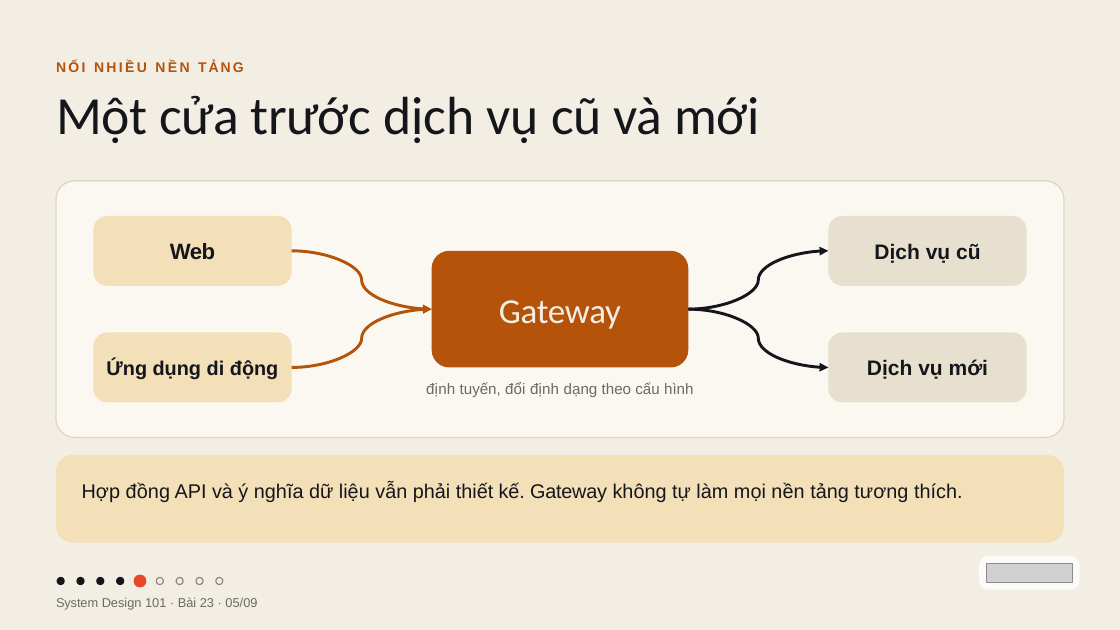
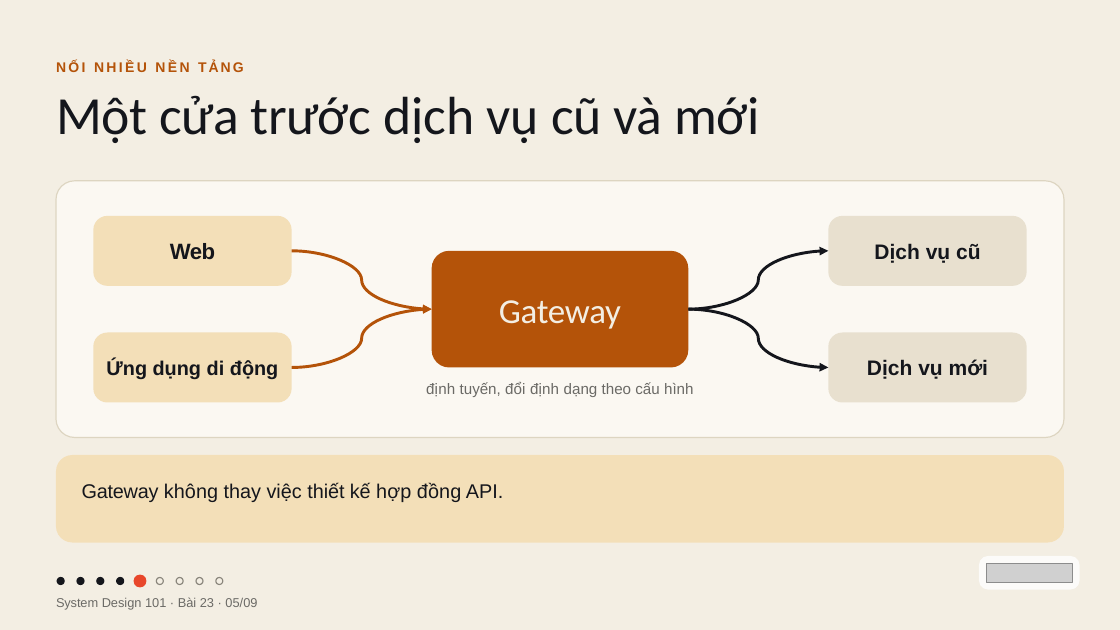
Before and after one commit to vohoailinh90/tool-marketing-studio, a slide deck: slide 5 of system-design-101/vi/lessons/sd-01-023/slides/sd-01-023.pptx. Drawn at 1120x630 pixels with LibreOffice and Linux fonts; fonts in the diff are those of the drawing; grey boxes stand for pictures. Boxes give left, top, right and bottom in pixels: in the first picture for what was removed or moved away, otherwise in the second. Text is boxed around its words. In the diff, an @@ line names an element or a change of style, - is before the commit and + after.

```diff
--- a/system-design-101/vi/lessons/sd-01-023/slides/sd-01-023.pptx
+++ b/system-design-101/vi/lessons/sd-01-023/slides/sd-01-023.pptx
@@ text at (x1=82, y1=483, x2=504, y2=502): text changed @@
-Hợp đồng API và ý nghĩa dữ liệu vẫn phải thiết kế. Gateway không tự làm mọi nền tảng tương thích.
+Gateway không thay việc thiết kế hợp đồng API.
```
Also in this commit, not shown: 5 other slides changed, 4 other files.
